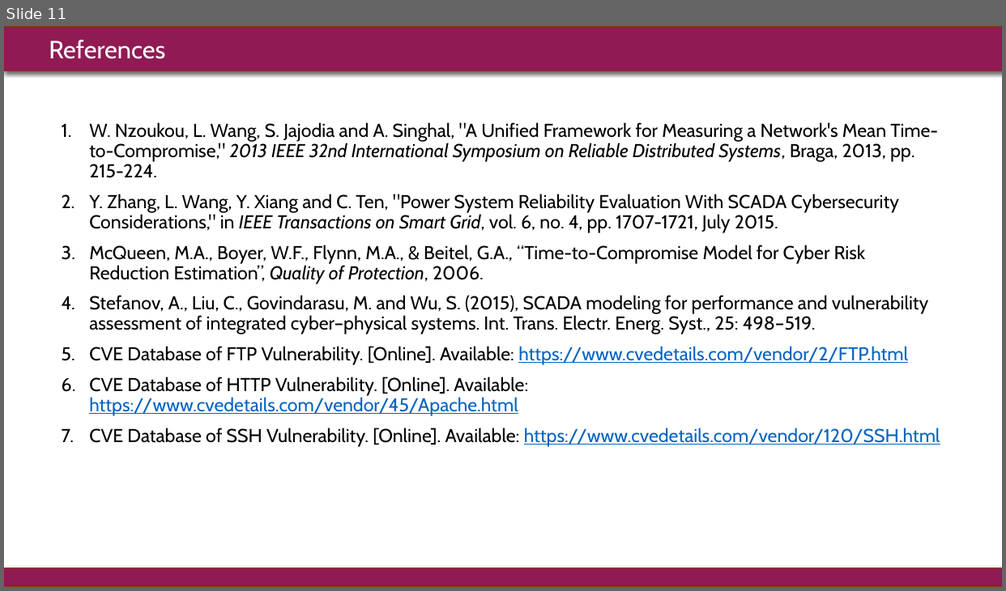
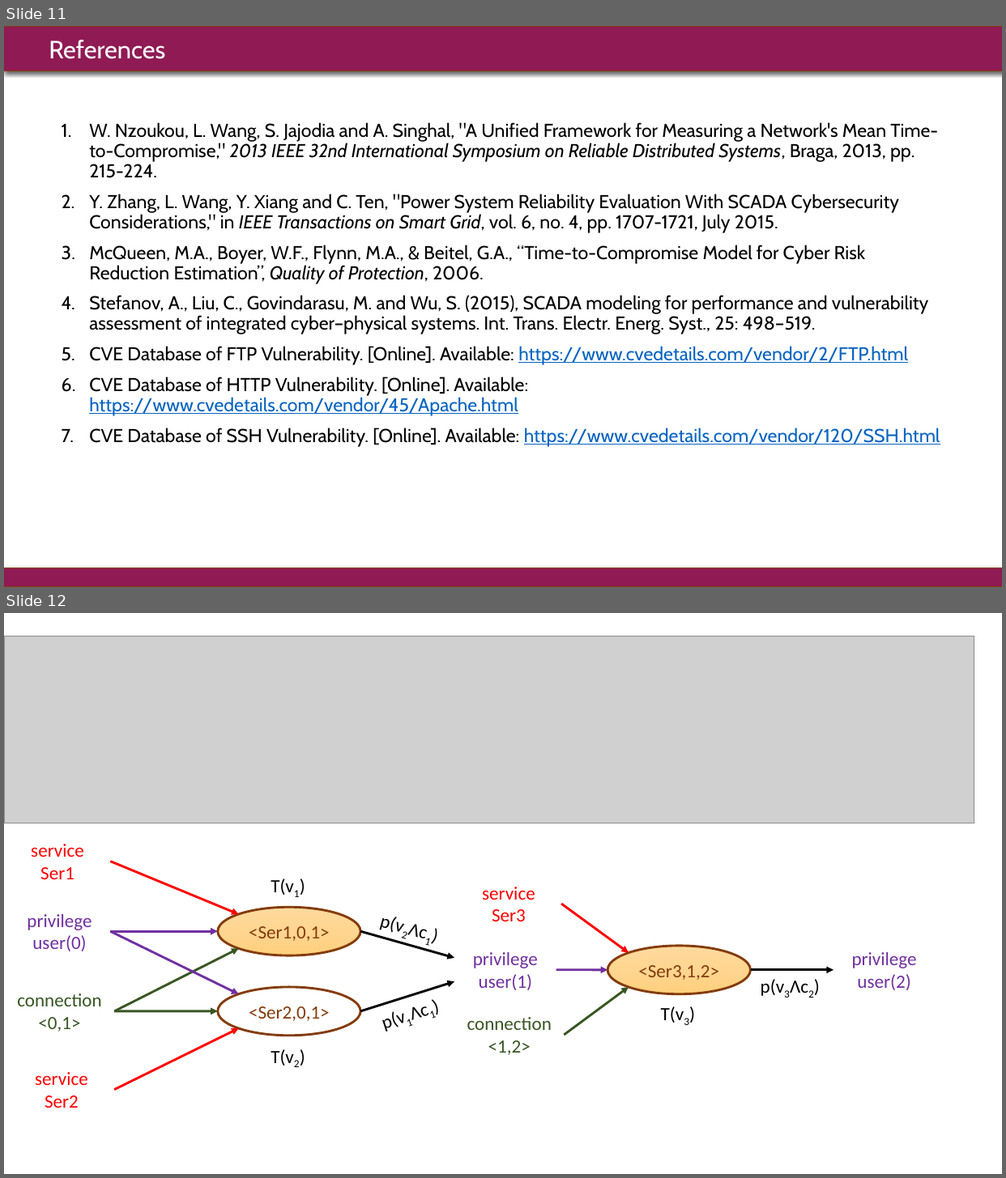
Before and after one commit to rounak-meyur/cps-security, a slide deck: class/final-presentation.pptx. Shown one above the other, each under a label of ours: slide 11 before the commit, slides 11 and 12 after it. The pictures are 1006x591 and 1006x1178 pixels, drawn with LibreOffice and Linux fonts; fonts in the diff are those of the drawing; grey boxes stand for pictures. Boxes give left, top, right and bottom in pixels: in the first picture for what was removed or moved away, otherwise in the second. Text is boxed around its words. In the diff, an @@ line names an element or a change of style, - is before the commit and + after.

```diff
--- a/class/final-presentation.pptx
+++ b/class/final-presentation.pptx
@@ slide 12 added at <box>4,613,1002,1174</box>, background #FFFFFF @@
@@ group added at <box>4,636,974,1108</box>: 14 texts, 12 arrows, 3 ellipses, 1 picture @@
+<Ser1,0,1>
+privilege
+user(0)
+connection
+<0,1>
+privilege user(1)
+connection <1,2>
+<Ser2,0,1>
+service
+Ser1
+service
+Ser2
+<Ser3,1,2>
+service
+Ser3
+privilege user(2)
+p(v1Λc1)
+p(v2Λc1)
+p(v3Λc2)
+T(v3)
+T(v2)
+T(v1)
```
Also in this commit, not shown: 2 slides changed, 3 other slides added, 32 other files.
